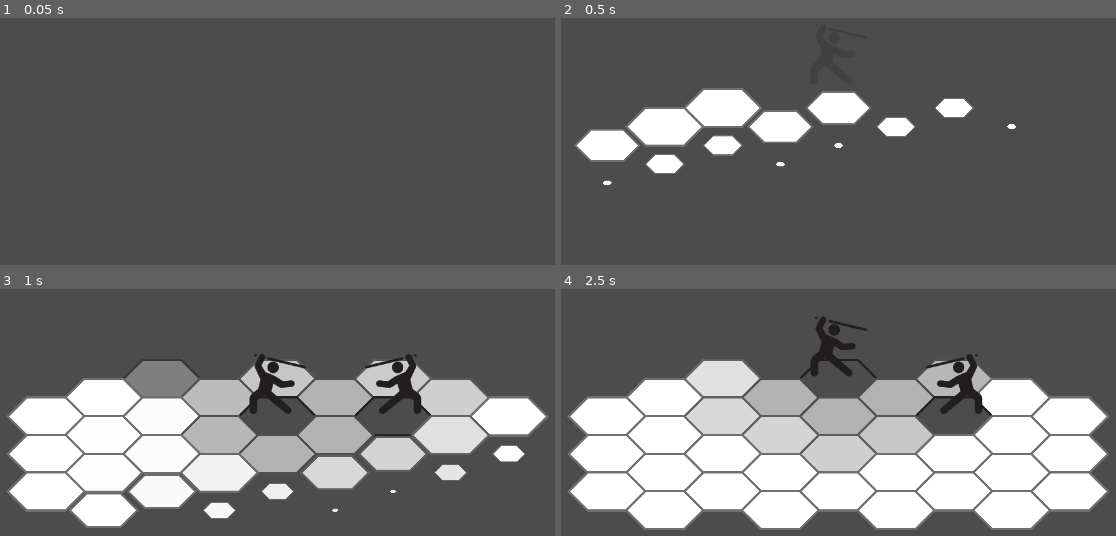
Above: before the commit, frames 1-4 (two rows, left to right).
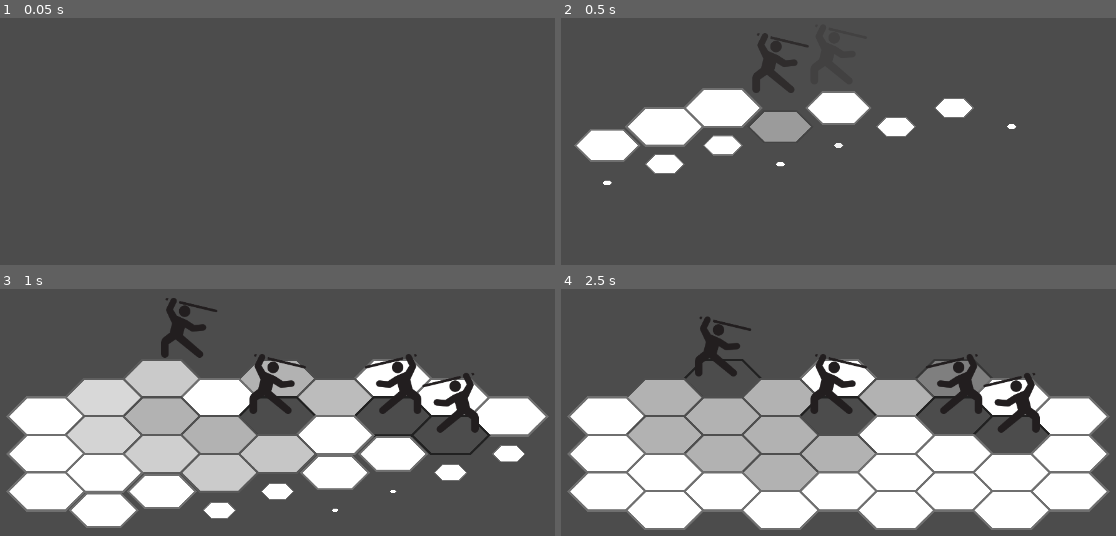
Above: after the commit, the same moments.

Repository: eduregis/hexachronos
Game: Godot game, scene res://View/Scenes/Scene1.tscn
Same seed, same stepped clock (60 frames per second), same inputs: the game is played once before the commit and once after it.
Inputs (mouse positions are in pixels of both pictures, inside the frame that each line leads up to):
- Up to frame 1 (0.05 s): no input
- Up to frame 2 (0.5 s): no input
- Up to frame 3 (1 s): tap Enter (ui_accept) at 0.5, 0.77 s; move the mouse to (160, 377) at 0.52 s; hold Right (ui_right) from 0.53 s (still down); click (160, 377) at 0.67 s
- Up to frame 4 (2.5 s): move the mouse to (838, 377) at 1.27 s; release Right (ui_right) at 1.28 s; click (838, 377) at 1.42 s; tap Enter (ui_accept) at 1.52 s; move the mouse to (955, 377) at 2.02 s; hold Right (ui_right) from 2.03 s (still down); click (955, 377) at 2.17 s

Frame 1 is identical in both runs. In frame 2, 2.0% of the frame differs, in the area x 33-46%, y 6-51%; in frame 3, 20%; in frame 4, 21%, in the area x 11-89%, y 11-82%.

Commit message:
pass turn if defeated

Diff:
--- a/Controller/Components/Character.gd
+++ b/Controller/Components/Character.gd
@@ -81,7 +81,10 @@
 		var crit_rate_random = (randi() % 100)
 		if luck >= crit_rate_random:
 			damage = int(damage * 1.5)
-		hp -= damage
+		if hp - damage < 0:
+			hp = 0
+		else:
+			hp -= damage
 		$RichTextLabel.bbcode_text = "[center]" + String(damage) + "[/center]"
 	else:
 		$RichTextLabel.bbcode_text = "[center]MISS[/center]"
--- a/Controller/Scenes/BasicScene.gd
+++ b/Controller/Scenes/BasicScene.gd
@@ -97,7 +97,10 @@
 		turn_order_index += 1
 	else:
 		turn_order_index = 0
-	turn_stage = "menu"
+	if characters[turn_order_index].defeated == true:
+		next_turn()
+	else:
+		turn_stage = "menu"
 
 func command_character_to(tile_index, tile_position):
 	print(tile_index)
--- a/Controller/Scenes/Scene1.gd
+++ b/Controller/Scenes/Scene1.gd
@@ -12,9 +12,10 @@
 
 #	GERAR TILEMAP
 	load_tilemap("0001")
-#	set_ally("Tanker", 1, 1)
+	set_ally("Tanker", 1, 1)
 	set_ally("Mechanic", 2, 2)
 	set_foe("Foe", 3, 2)
+	set_foe("Foe", 3, 3)
 	start_combat()
 
 #	SEQUENCIA DE DIALOGOS
